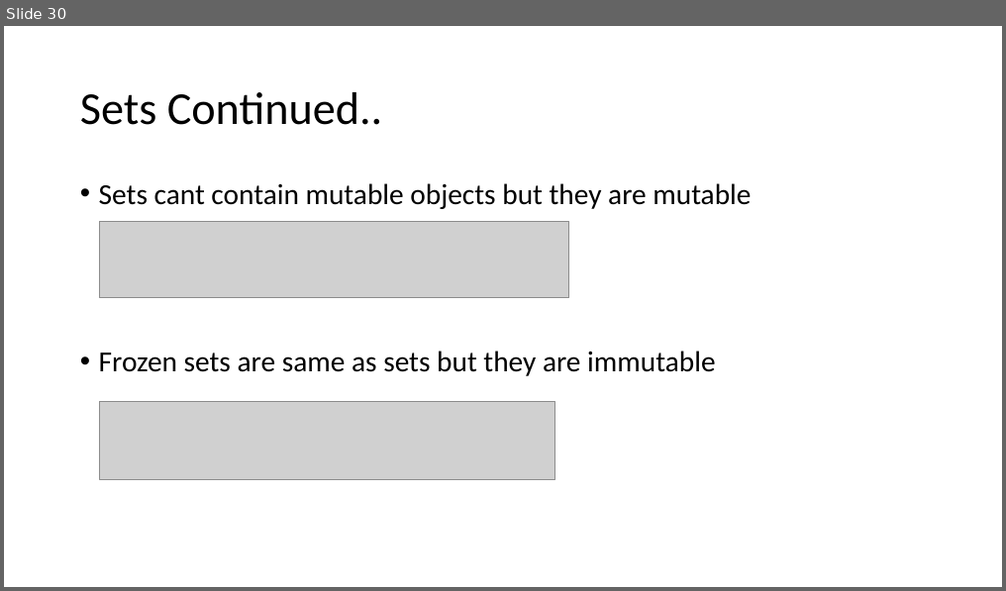
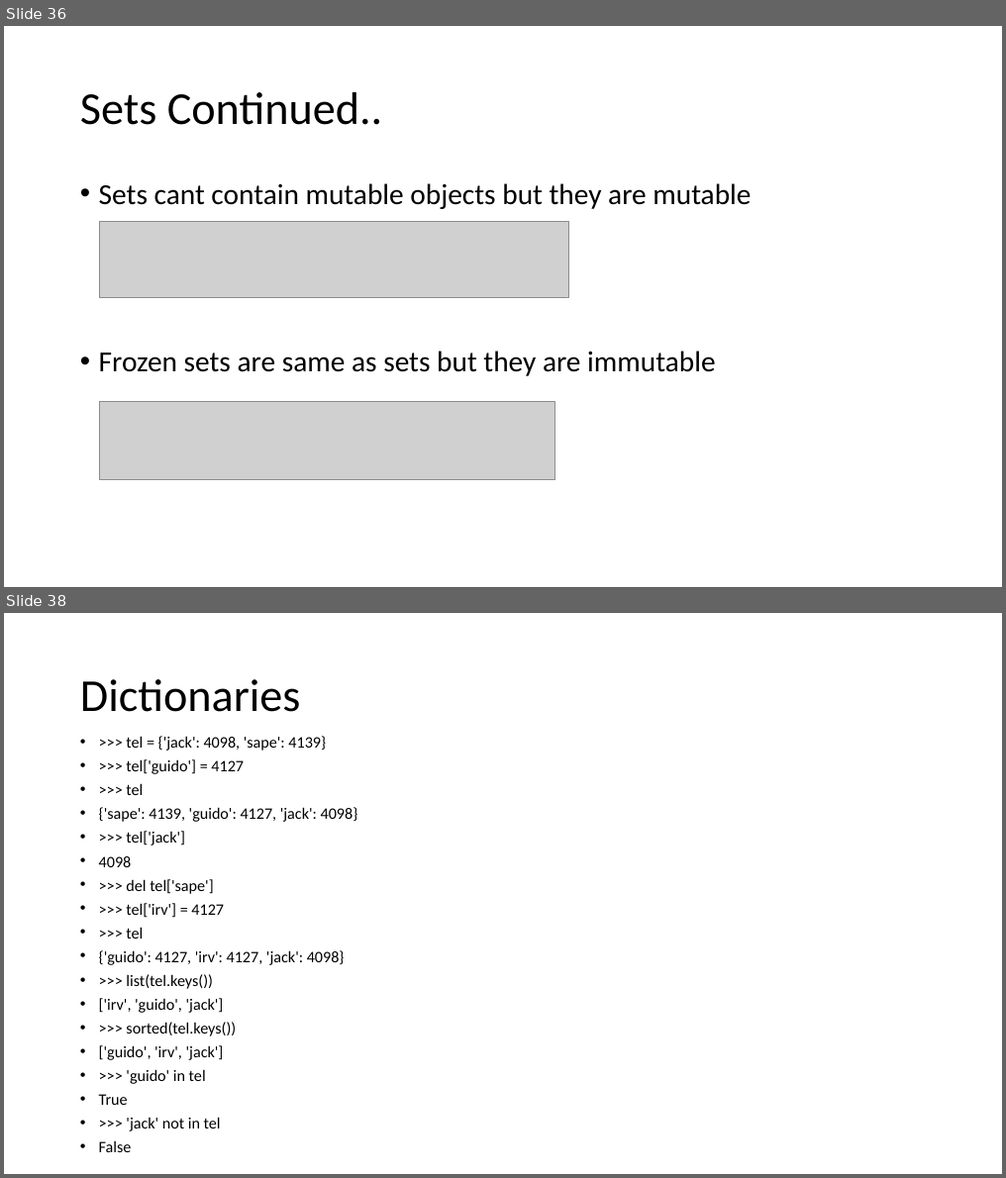
Before and after one commit to harry1180/python_basics, a slide deck: Introduction to Python.pptx. Shown one above the other, each under a label of ours: slide 30 before the commit, slides 36 and 38 after it; the slides between them are not shown. The pictures are 1006x591 and 1006x1178 pixels, drawn with LibreOffice and Linux fonts; fonts in the diff are those of the drawing; grey boxes stand for pictures. Boxes give left, top, right and bottom in pixels: in the first picture for what was removed or moved away, otherwise in the second. Text is boxed around its words. In the diff, an @@ line names an element or a change of style, - is before the commit and + after.

```diff
--- a/Introduction to Python.pptx
+++ b/Introduction to Python.pptx
@@ slide 38 added at (4, 613, 1002, 1174), background #FFFFFF @@
@@ title added at (80, 679, 301, 712), 44 pt, text #000000 @@
+Dictionaries
@@ text added at (99, 736, 358, 1153), 15.4 pt, text #000000 @@
+• >>> tel = {'jack': 4098, 'sape': 4139}
+• >>> tel['guido'] = 4127
+• >>> tel
+• {'sape': 4139, 'guido': 4127, 'jack': 4098}
+• >>> tel['jack']
+• 4098
+• >>> del tel['sape']
+• >>> tel['irv'] = 4127
+• >>> tel
+• {'guido': 4127, 'irv': 4127, 'jack': 4098}
+• >>> list(tel.keys())
+• ['irv', 'guido', 'jack']
+• >>> sorted(tel.keys())
+• ['guido', 'irv', 'jack']
+• >>> 'guido' in tel
+• True
+• >>> 'jack' not in tel
+• False
@@ what was slide 30 is now slide 36 @@
```
Also in this commit, not shown: 1 slide changed, 7 other slides added, 1 other file.
